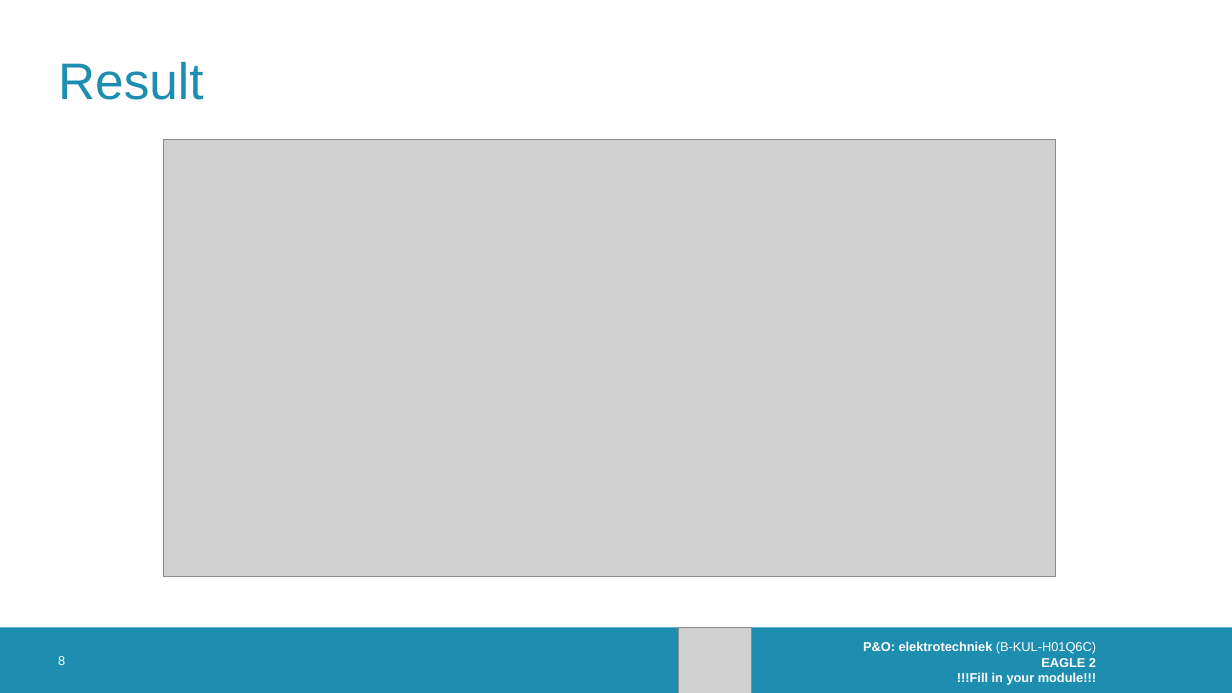
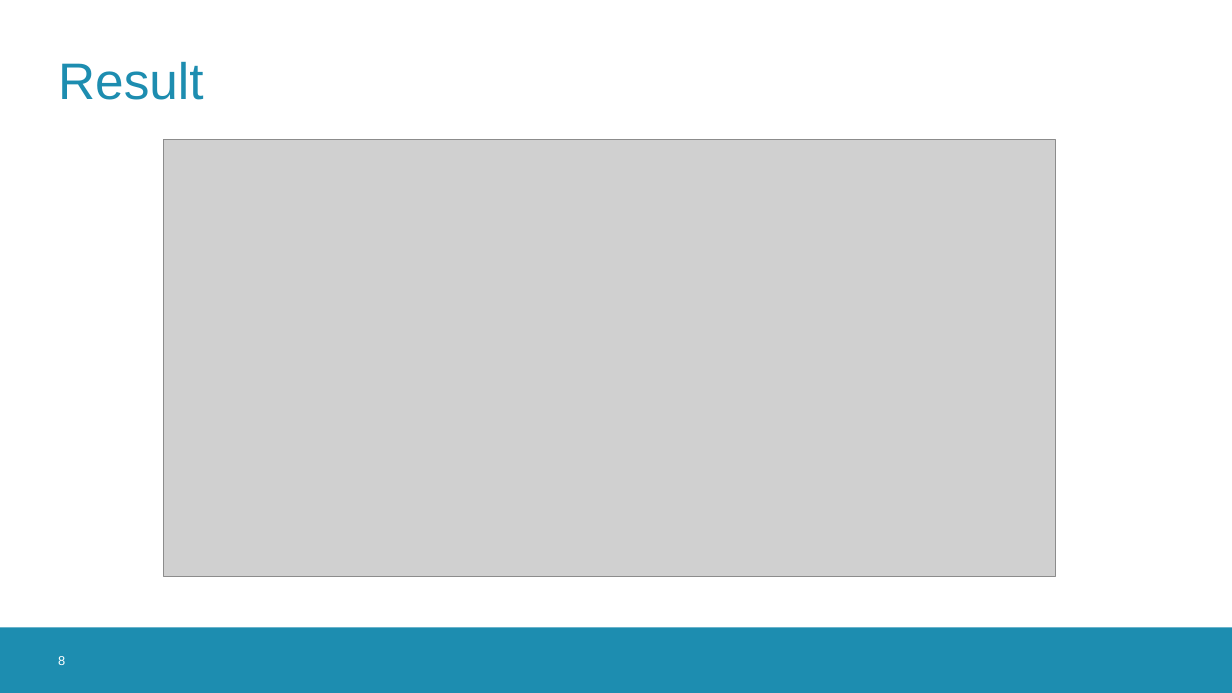
Before and after one commit to KarelSmets00/mecotron_assignment, a slide deck: slide 8 of Assignment 1/FB1_12112021.pptx. Drawn at 1232x693 pixels with LibreOffice and Linux fonts; fonts in the diff are those of the drawing; grey boxes stand for pictures; background and template pictures are left out. Boxes give left, top, right and bottom in pixels: in the first picture for what was removed or moved away, otherwise in the second. Text is boxed around its words. In the diff, an @@ line names an element or a change of style, - is before the commit and + after.

```diff
--- a/Assignment 1/FB1_12112021.pptx
+++ b/Assignment 1/FB1_12112021.pptx
@@ picture removed at <box>679,628,752,693</box> @@
@@ text removed at <box>863,641,1096,685</box> @@
-P&O: elektrotechniek (B-KUL-H01Q6C)
-EAGLE 2
-!!!Fill in your module!!!
```
Also in this commit, not shown: 8 other slides changed.
